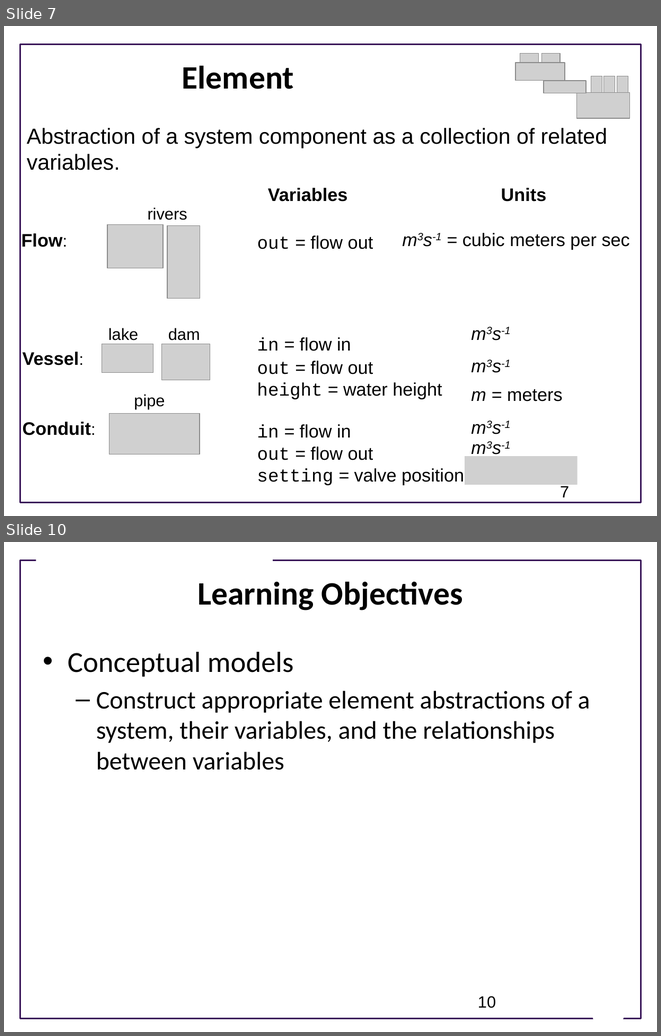
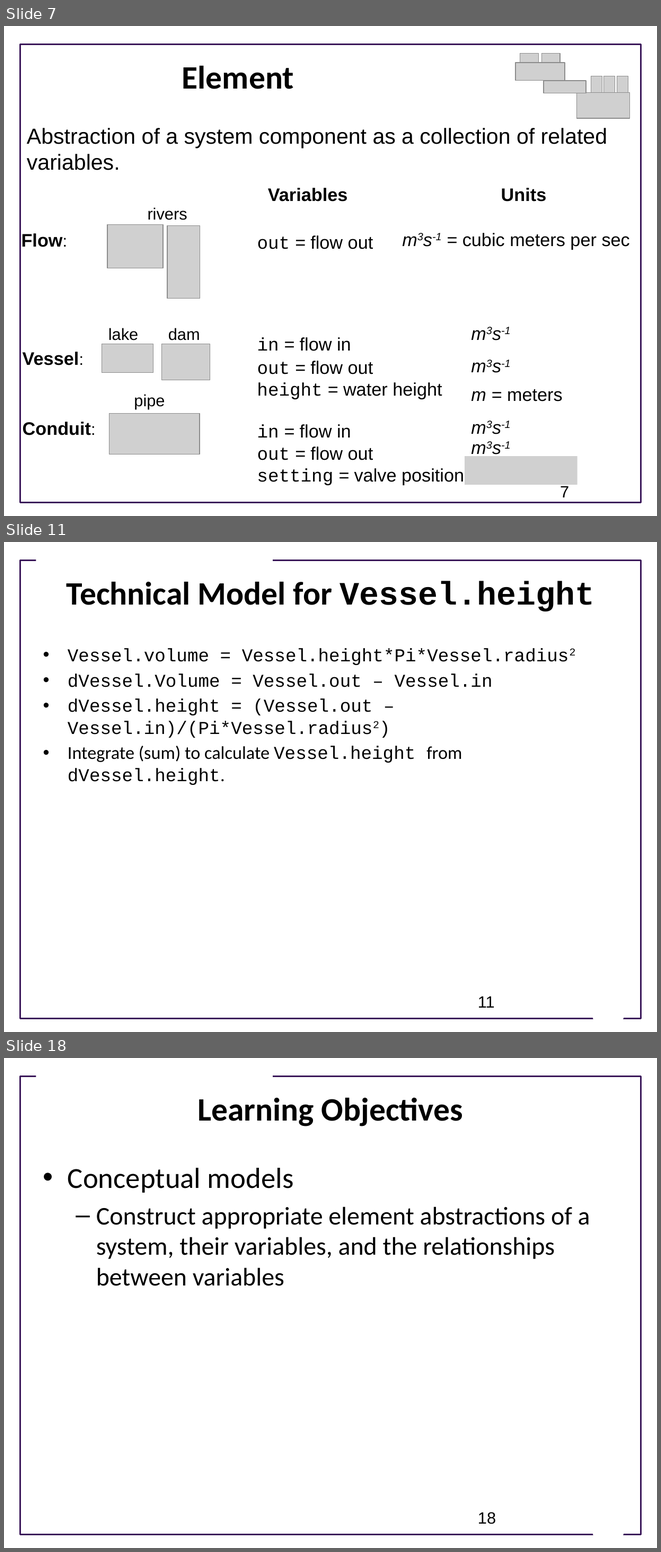
Before and after one commit to ModelEngineering/advancing-biomedical-models, a slide deck: Lectures/CSE 599V Lecture 2- Modeling Essentials.pptx. Shown one above the other, each under a label of ours: slides 7 and 10 before the commit, slides 7, 11 and 18 after it; the slides between them are not shown. The pictures are 661x1036 and 661x1552 pixels, drawn with LibreOffice and Linux fonts; fonts in the diff are those of the drawing; grey boxes stand for pictures; background and template pictures are left out. Boxes give left, top, right and bottom in pixels: in the first picture for what was removed or moved away, otherwise in the second. Text is boxed around its words. In the diff, an @@ line names an element or a change of style, - is before the commit and + after.

```diff
--- a/Lectures/CSE 599V Lecture 2- Modeling Essentials.pptx
+++ b/Lectures/CSE 599V Lecture 2- Modeling Essentials.pptx
@@ slide 11 added at bbox=[4, 542, 657, 1032], background #FFFFFF; not listed: 3 template elements that a slide beside it also shows @@
@@ title added at bbox=[67, 581, 594, 611], 36 pt, text #000000, bold @@
+Technical Model for Vessel.height
@@ text added at bbox=[68, 648, 569, 785], 20 pt, text #000000 @@
+• Vessel.volume = Vessel.height*Pi*Vessel.radius2
+• dVessel.Volume = Vessel.out – Vessel.in
+• dVessel.height = (Vessel.out – Vessel.in)/(Pi*Vessel.radius2)
+• Integrate (sum) to calculate Vessel.height from dVessel.height.
@@ page number added at bbox=[478, 996, 495, 1007], 18 pt, text #000000 @@
+11
@@ what was slide 10 is now slide 18 @@
@@ page number at bbox=[478, 1512, 496, 1524]: text changed @@
-10
+18
```
Also in this commit, not shown: 4 slides changed, 7 other slides added.
